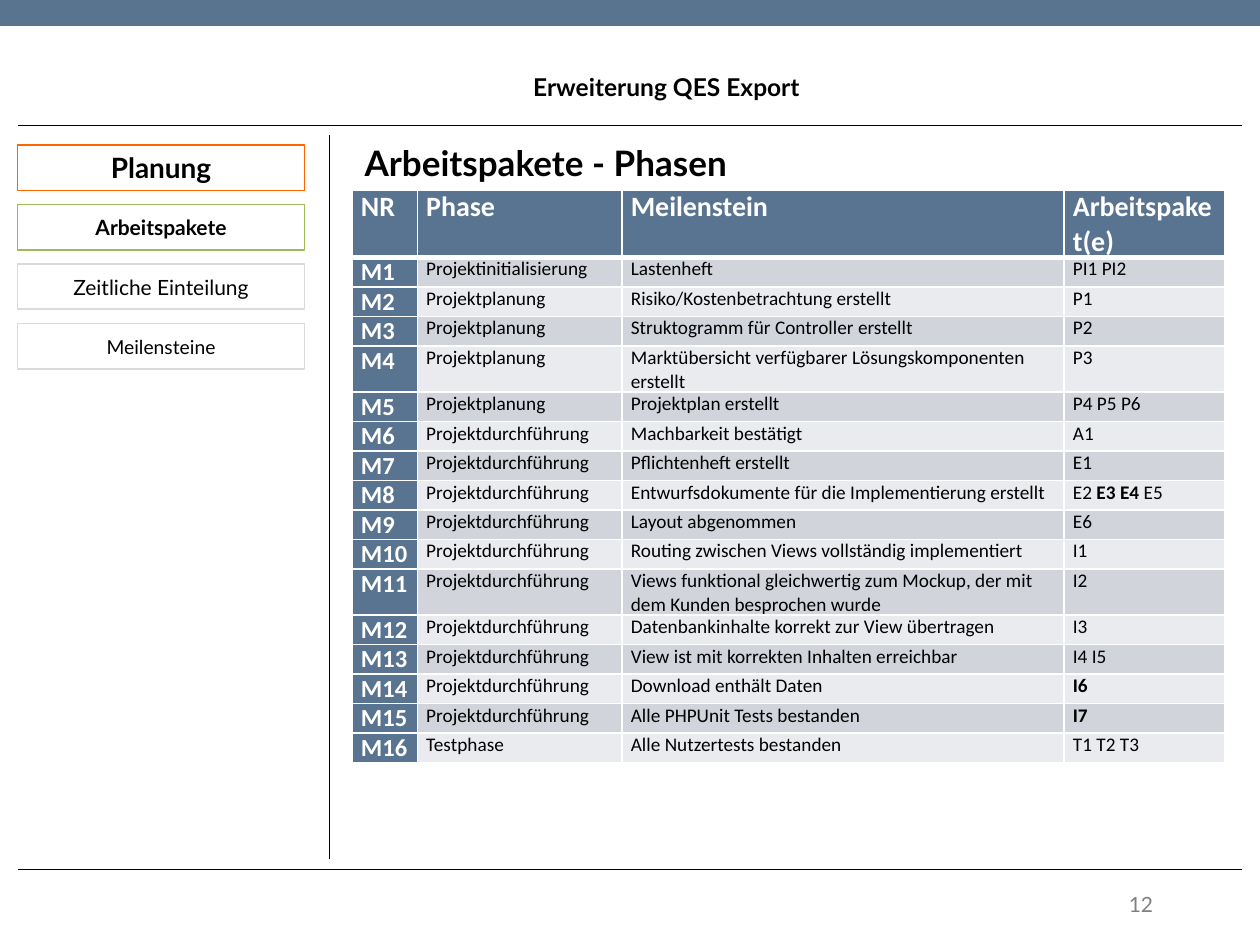
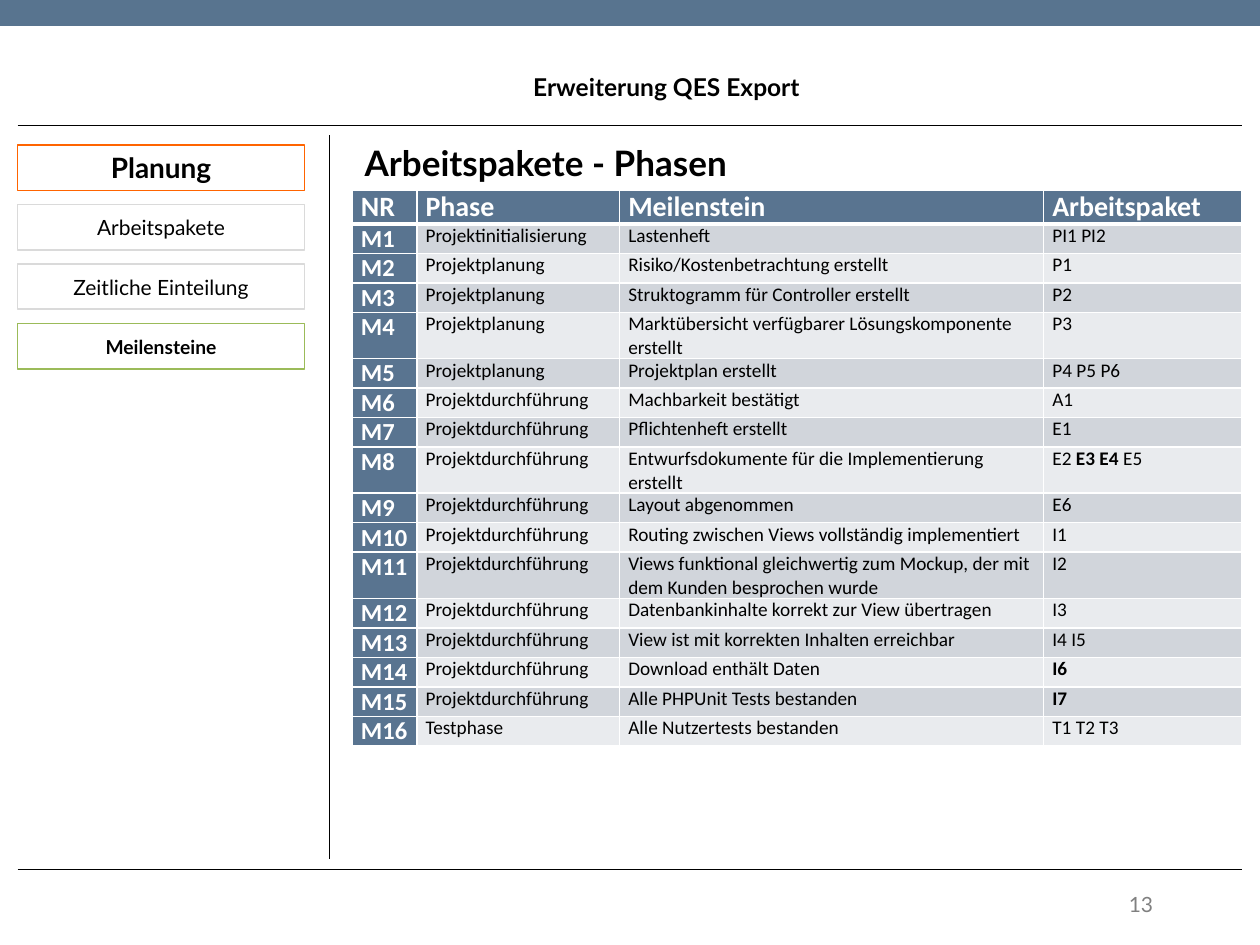
Before and after one commit to TwoHorus/dbExelExportLaravel, a slide deck: slide 13 of DOC/Fachgespraech.pptx (slide 12 before the commit). Drawn at 1260x945 pixels with LibreOffice and Linux fonts; fonts in the diff are those of the drawing; background and template pictures are left out. Boxes give left, top, right and bottom in pixels: in the first picture for what was removed or moved away, otherwise in the second. Text is boxed around its words. In the diff, an @@ line names an element or a change of style, - is before the commit and + after.

```diff
--- a/DOC/Fachgespraech.pptx
+++ b/DOC/Fachgespraech.pptx
@@ rectangle "Arbeitspakete" at box(18, 204, 305, 249): bold off; outline #9BBB59 0.85 pt to #DADADA 0.85 pt @@
@@ table at box(353, 190, 1244, 745) @@
-row 1, column 4: Arbeitspaket(e)
+row 1, column 4: Arbeitspaket
-row 5, column 3: Marktübersicht verfügbarer Lösungskomponenten erstellt
+row 5, column 3: Marktübersicht verfügbarer Lösungskomponente / erstellt
-row 12, column 3: Views funktional gleichwertig zum Mockup, der mit dem Kunden besprochen wurde
+row 12, column 3: Views funktional gleichwertig zum Mockup, der mit / dem Kunden besprochen wurde
@@ table: place and size @@
-table at box(353, 190, 1226, 761)
+table at box(353, 190, 1244, 745)
@@ rectangle "Meilensteine" at box(18, 324, 305, 369): bold on; outline #DADADA 0.85 pt to #9BBB59 0.85 pt @@
@@ page number at box(1129, 897, 1153, 912): text changed @@
-12
+13
```
Also in this commit, not shown: 7 other slides changed, 1 slide added, 1 slide removed.
